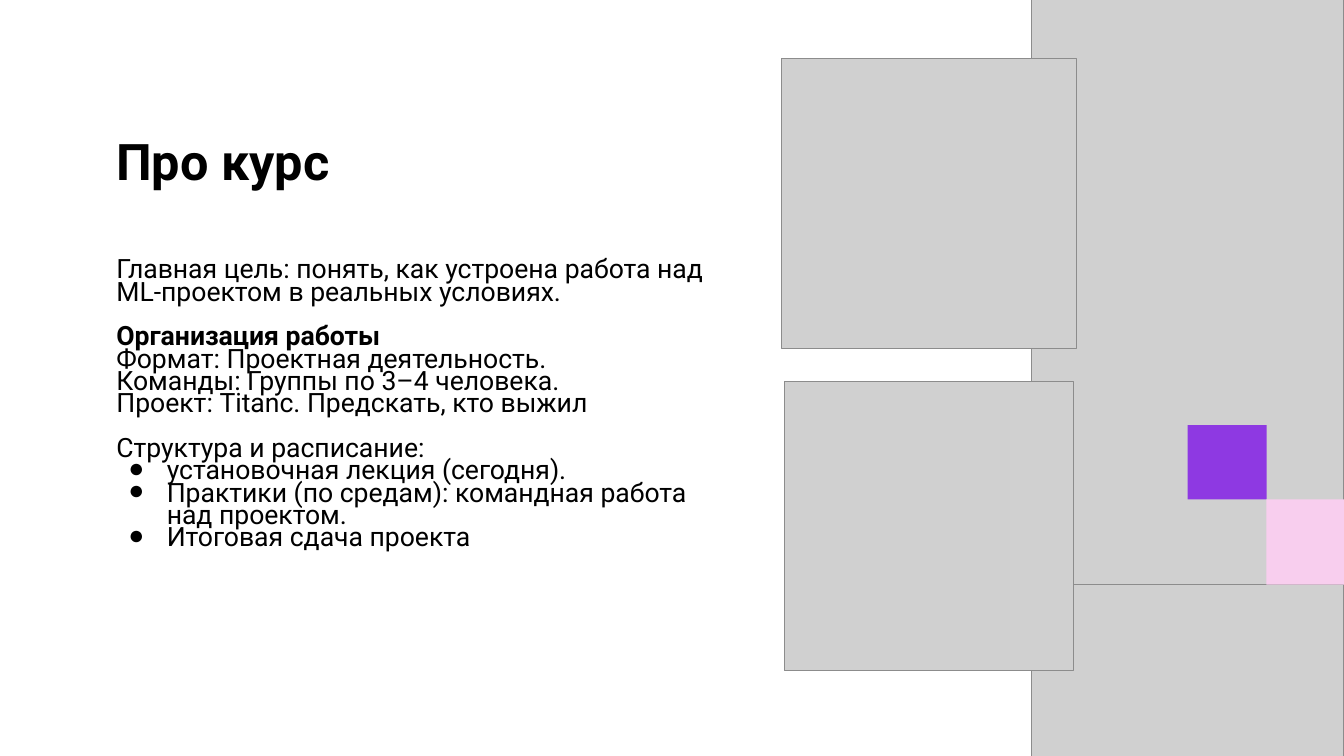
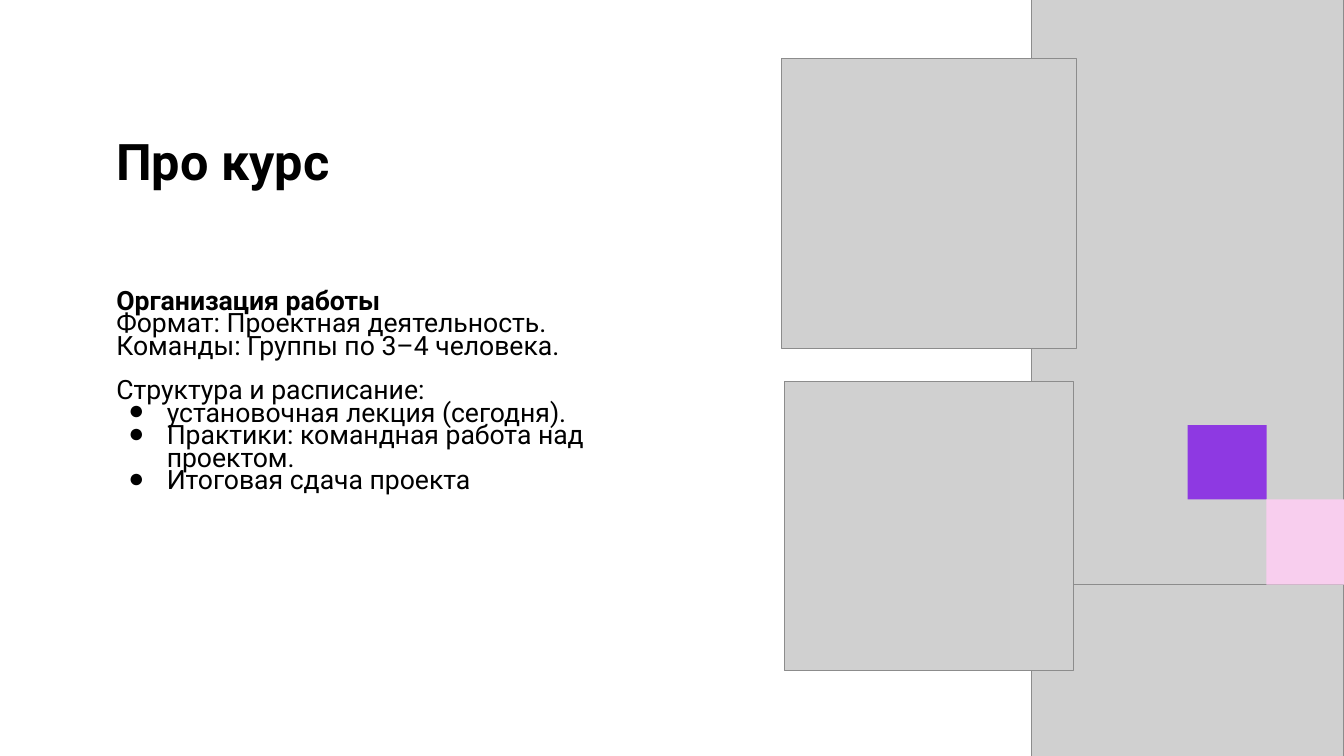
Before and after one commit to Ulatel/course_tsu_2026, a slide deck: slide 5 of Модуль 1. Введение в ML/1_Лекция.pptx (slide 2 before the commit). Drawn at 1344x756 pixels with LibreOffice and Linux fonts; fonts in the diff are those of the drawing; grey boxes stand for pictures. Boxes give left, top, right and bottom in pixels: in the first picture for what was removed or moved away, otherwise in the second. Text is boxed around its words. In the diff, an @@ line names an element or a change of style, - is before the commit and + after.

```diff
--- a/Модуль 1. Введение в ML/1_Лекция.pptx
+++ b/Модуль 1. Введение в ML/1_Лекция.pptx
@@ text at bbox=[116, 258, 703, 307]: paragraph removed @@
-Главная цель: понять, как устроена работа над ML-проектом в реальных условиях.
@@ text at bbox=[116, 388, 588, 418]: paragraph removed @@
-Проект: Titanc. Предскать, кто выжил
@@ text at bbox=[167, 420, 584, 473]: text changed @@
-● Практики (по средам): командная работа над проектом.
+● Практики: командная работа над проектом.
```
Also in this commit, not shown: 1 other slide changed, 15 slides added.
